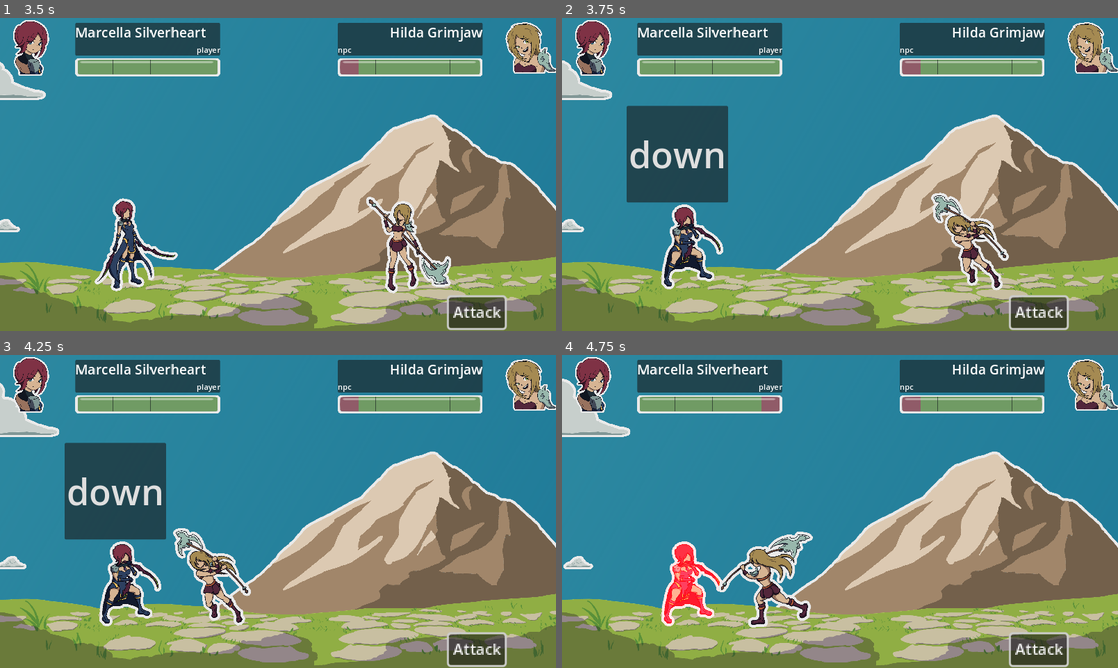
Above: before the commit, frames 1-4 (two rows, left to right).
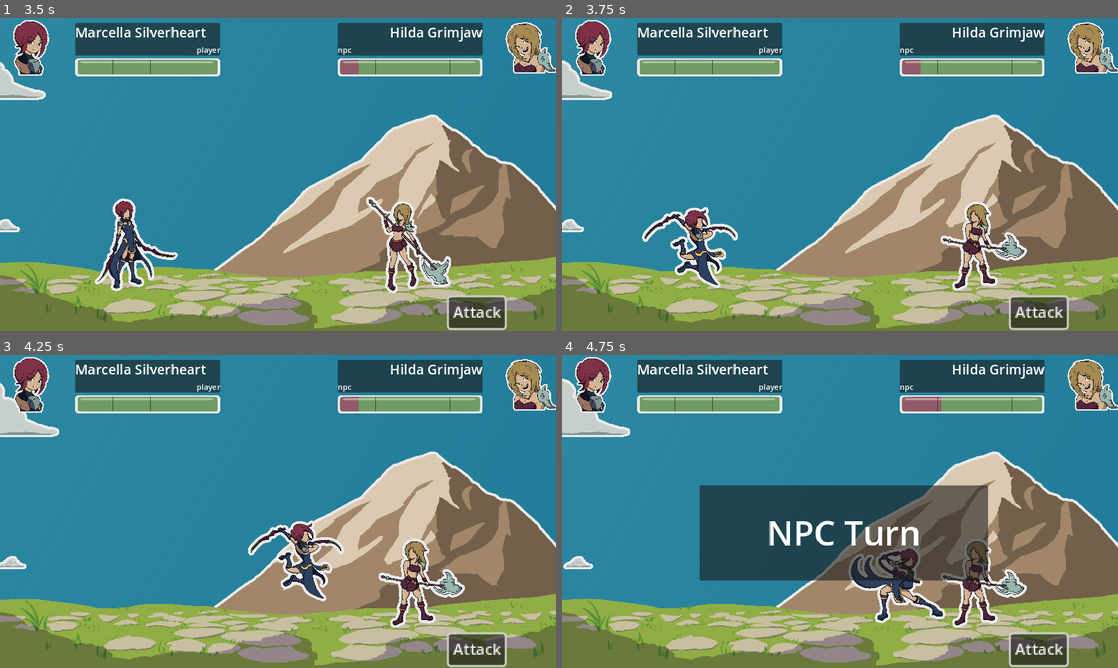
Above: after the commit, the same moments.

Repository: MajorZiploc/sticker_book_moments
Game: Godot game, scene res://lvls/battle_scene.tscn
Two runs of this game, one before a commit and one after it. Both use one fixed random seed, a clock stepped at 60 frames per second and the inputs below.
Inputs (mouse positions are in pixels of both pictures, inside the frame that each line leads up to):
- Up to frame 1 (3.5 s): click "Attack" at 0.5 s; tap Enter (ui_accept) at 1.25, 1.52, 2.27 s; move the mouse to (400, 158) at 1.27 s; hold D (right) 1.28-2.03 s; hold F 1.28-2.03 s; click (400, 158) at 1.42 s; move the mouse to (166, 190) at 2.02 s; hold S (down) 2.03-2.78 s; tap Space at 2.1 s; move the mouse to (333, 105) at 2.77 s; hold D (right) from 2.78 s (still down); hold F from 2.78 s (still down)
- Up to frame 2 (3.75 s): move the mouse to (812, 237) at 3.52 s; release D (right) at 3.53 s; release F at 3.53 s; hold W (up) from 3.53 s (still down); tap Space at 3.6 s; click (812, 237) at 3.67 s
- Up to frame 3 (4.25 s): keep holding W (up); tap Enter (ui_accept) at 3.77 s
- Up to frame 4 (4.75 s): move the mouse to (1006, 558) at 4.27 s; release W (up) at 4.28 s; hold A (left) from 4.28 s (still down); hold F from 4.28 s (still down); tap Enter (ui_accept) at 4.52 s

Frame 1 is identical in both runs. In frame 2, 10% of the frame differs, in the area x 11-84%, y 28-88%; in frame 3, 12%; in frame 4, 20%, in the area x 17-84%, y 13-88%.

Commit message:
init basic npc_turn label

Diff:
--- a/lvls/battle_scene.gd
+++ b/lvls/battle_scene.gd
@@ -50,6 +50,7 @@
 );
 @onready var qte_container = $ui_root/ui/qte;
 @onready var qte_btn = $ui_root/ui/qte/btn;
+@onready var npc_turn_ui = $ui_root/ui/npc_turn;
 
 @export var is_player_turn = true;
 
@@ -114,6 +115,11 @@
 func full_round(attacker: CombatUnit, defender: CombatUnit):
   await attack_sequence(attacker, defender);
   is_player_turn = !is_player_turn;
+  await get_tree().create_timer(1).timeout;
+  npc_turn_ui.visible = true;
+  await get_tree().create_timer(1).timeout;
+  npc_turn_ui.visible = false;
+  await get_tree().create_timer(0.5).timeout;
   await attack_sequence(defender, attacker);
 
 func deal_damage_to(combat_unit: CombatUnit):
--- a/lvls/battle_scene.tscn
+++ b/lvls/battle_scene.tscn
@@ -274,6 +274,20 @@
 theme_override_font_sizes/font_size = 75
 text = "click me"
 
+[node name="npc_turn" type="PanelContainer" parent="ui_root/ui"]
+visible = false
+layout_mode = 0
+offset_left = 285.0
+offset_top = 270.0
+offset_right = 883.0
+offset_bottom = 467.0
+
+[node name="title" type="Label" parent="ui_root/ui/npc_turn"]
+layout_mode = 2
+theme_override_font_sizes/font_size = 70
+text = "NPC Turn"
+horizontal_alignment = 1
+
 [node name="Camera2D" type="Camera2D" parent="."]
 position = Vector2(465, -282)
 zoom = Vector2(0.5, 0.5)
